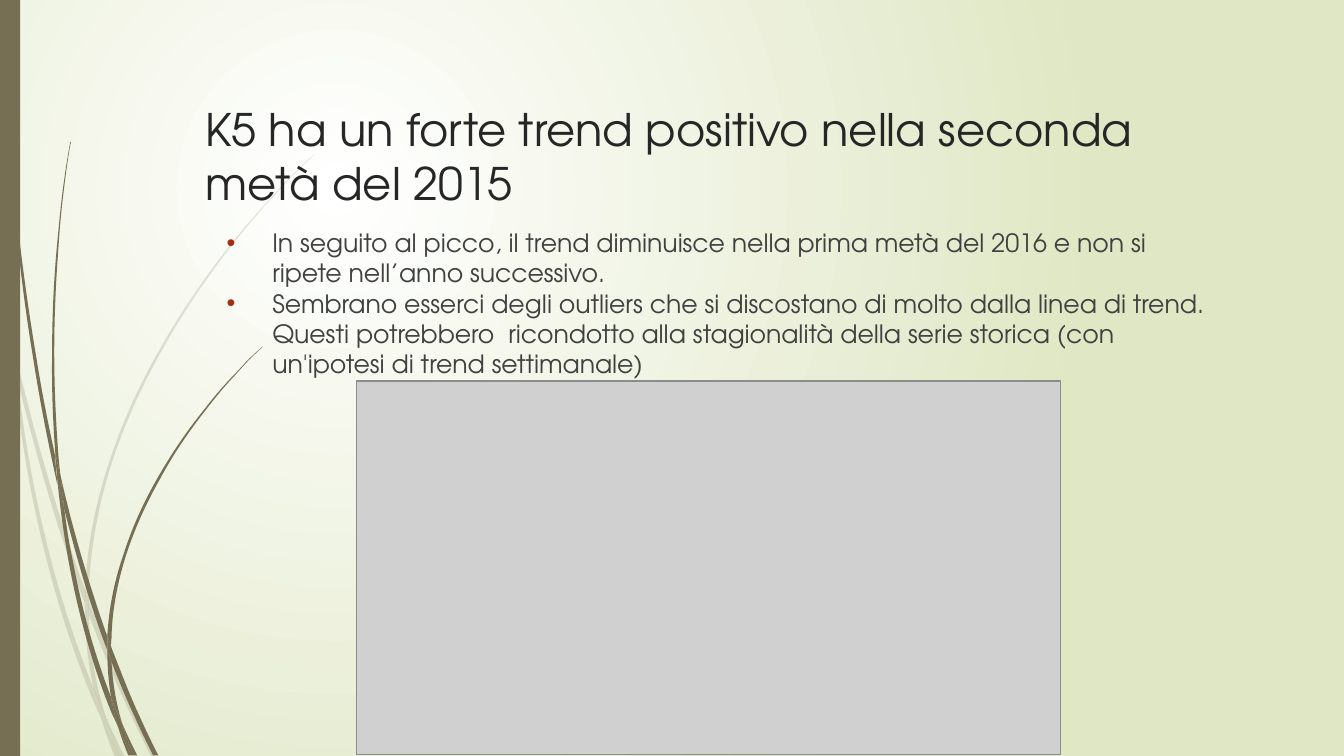
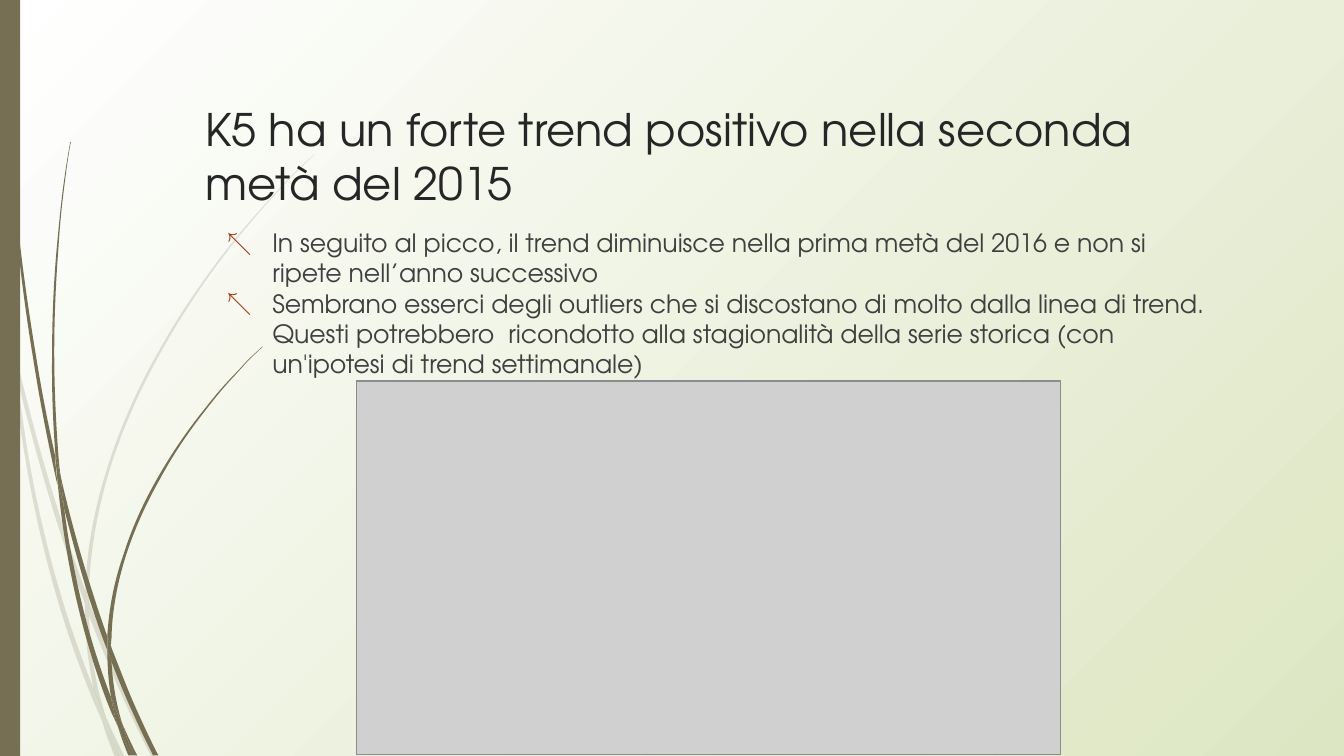
Before and after one commit to lynkx21/BB, a slide deck: slide 7 of BitBang.pptx. Drawn at 1344x756 pixels with LibreOffice and Linux fonts; fonts in the diff are those of the drawing; grey boxes stand for pictures. Boxes give left, top, right and bottom in pixels: in the first picture for what was removed or moved away, otherwise in the second. Text is boxed around its words. In the diff, an @@ line names an element or a change of style, - is before the commit and + after.

```diff
--- a/BitBang.pptx
+++ b/BitBang.pptx
@@ background gradient #FFFFFF to #DFE8C4 to gradient #FFFFFF to #DDE6C3 @@
@@ title "K5 ha un forte trend ..." at (205,113,1132,201): indent changed @@
@@ text at (272,233,1146,287): text changed; text colour #404040 to #3F3F3F @@
-• In seguito al picco, il trend diminuisce nella prima metà del 2016 e non si ripete nell’anno successivo.
+↖ In seguito al picco, il trend diminuisce nella prima metà del 2016 e non si ripete nell’anno successivo
@@ text at (272,294,1204,385): text colour #404040 to #3F3F3F in "Sembrano esserci degli outliers che si discostano ..."; bullet • to ↖ @@
```
Also in this commit, not shown: 30 other slides changed.
